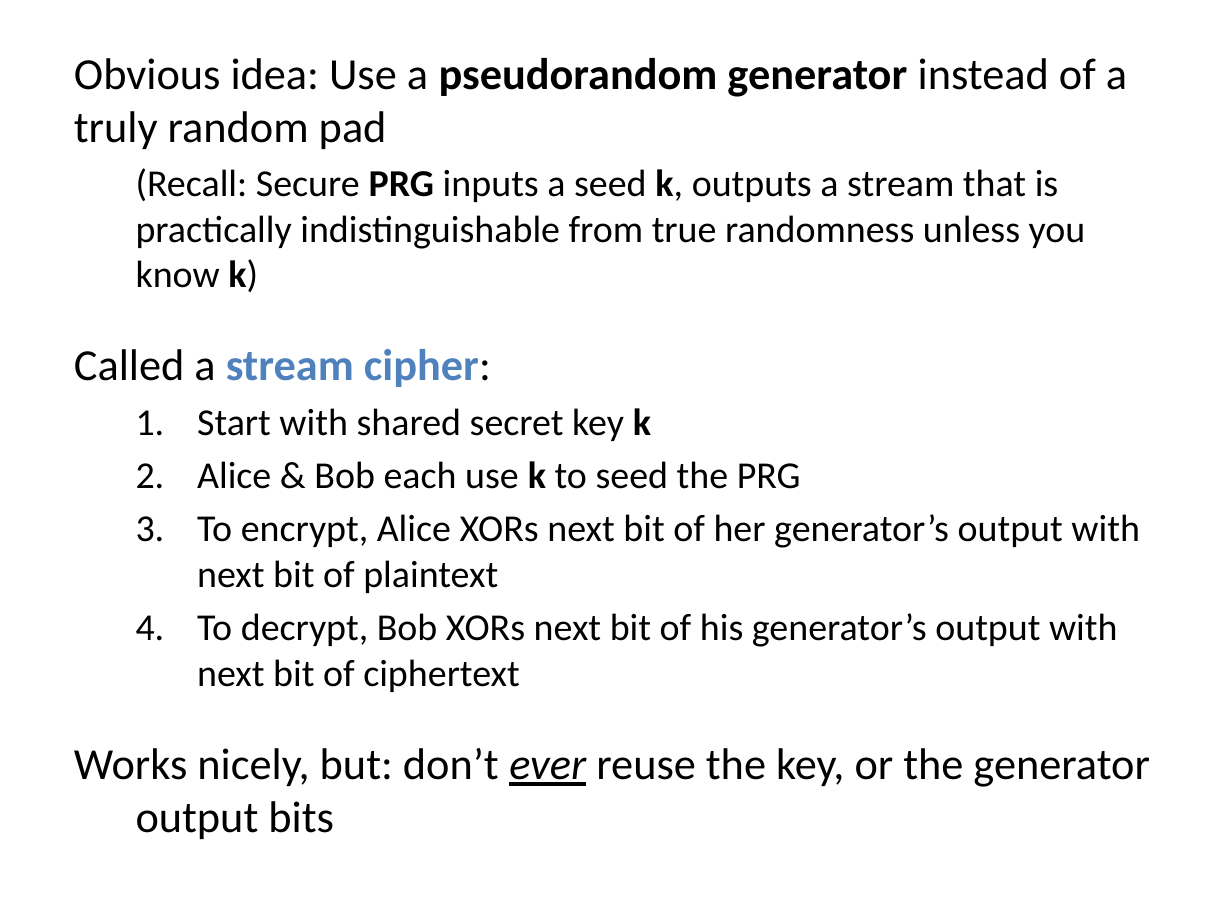
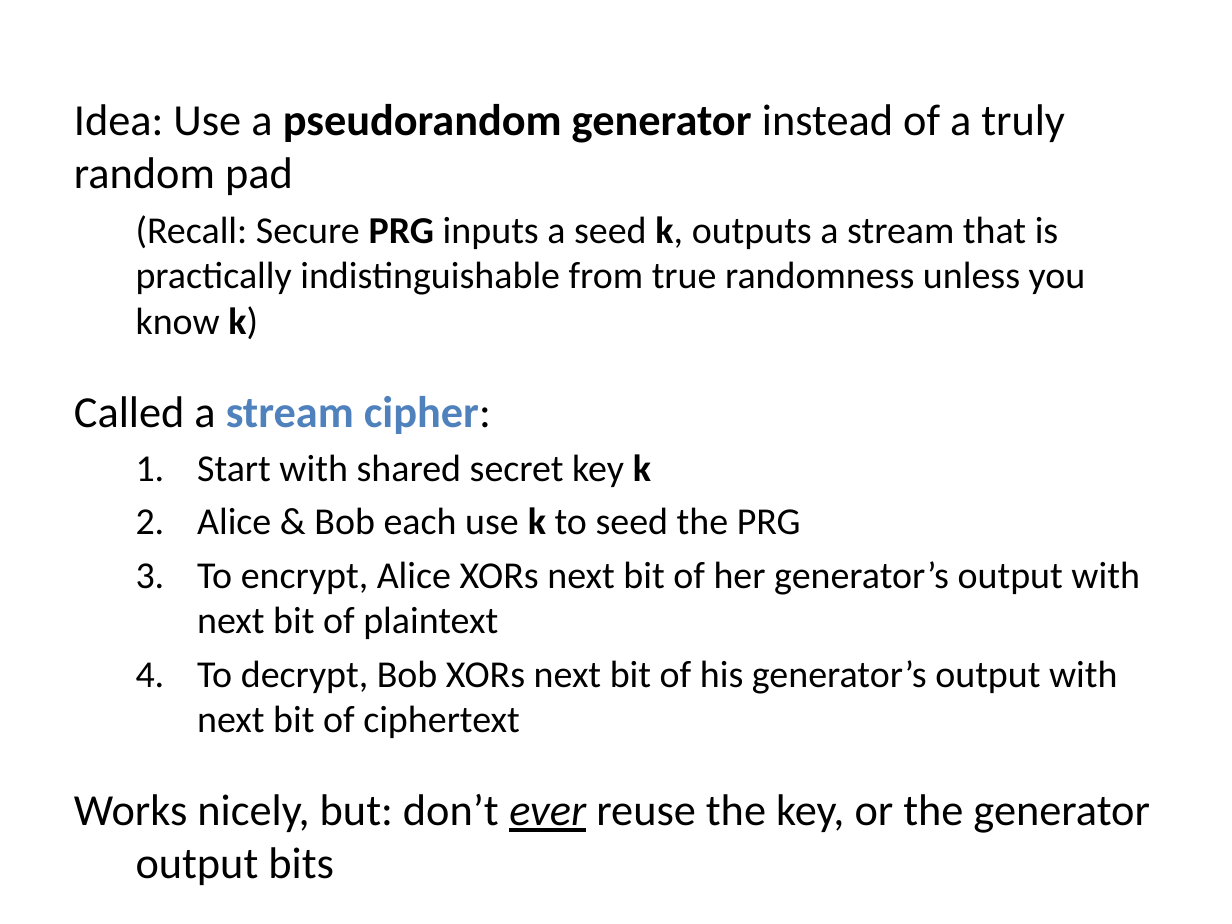
Before and after one commit to noise-lab/security-course, a slide deck: slide 24 of fall2016/lectures/4-Ciphers.pptx (slide 46 before the commit). Drawn at 1232x924 pixels with LibreOffice and Linux fonts; fonts in the diff are those of the drawing. Boxes give left, top, right and bottom in pixels: in the first picture for what was removed or moved away, otherwise in the second. Text is boxed around its words. In the diff, an @@ line names an element or a change of style, - is before the commit and + after.

```diff
--- a/fall2016/lectures/4-Ciphers.pptx
+++ b/fall2016/lectures/4-Ciphers.pptx
@@ text "Idea: Use a pseudorandom generator ...": place and size @@
-text "Idea: Use a pseudorandom generator ..." at [74, 58, 1149, 787]
+text "Idea: Use a pseudorandom generator ..." at [74, 104, 1149, 833]
@@ text at [74, 104, 1065, 195]: text changed @@
-Obvious idea: Use a pseudorandom generator instead of a truly random pad
+Idea: Use a pseudorandom generator instead of a truly random pad
```
Also in this commit, not shown: 45 other slides changed, 2 slides added, 2 slides removed, 3 other files.
